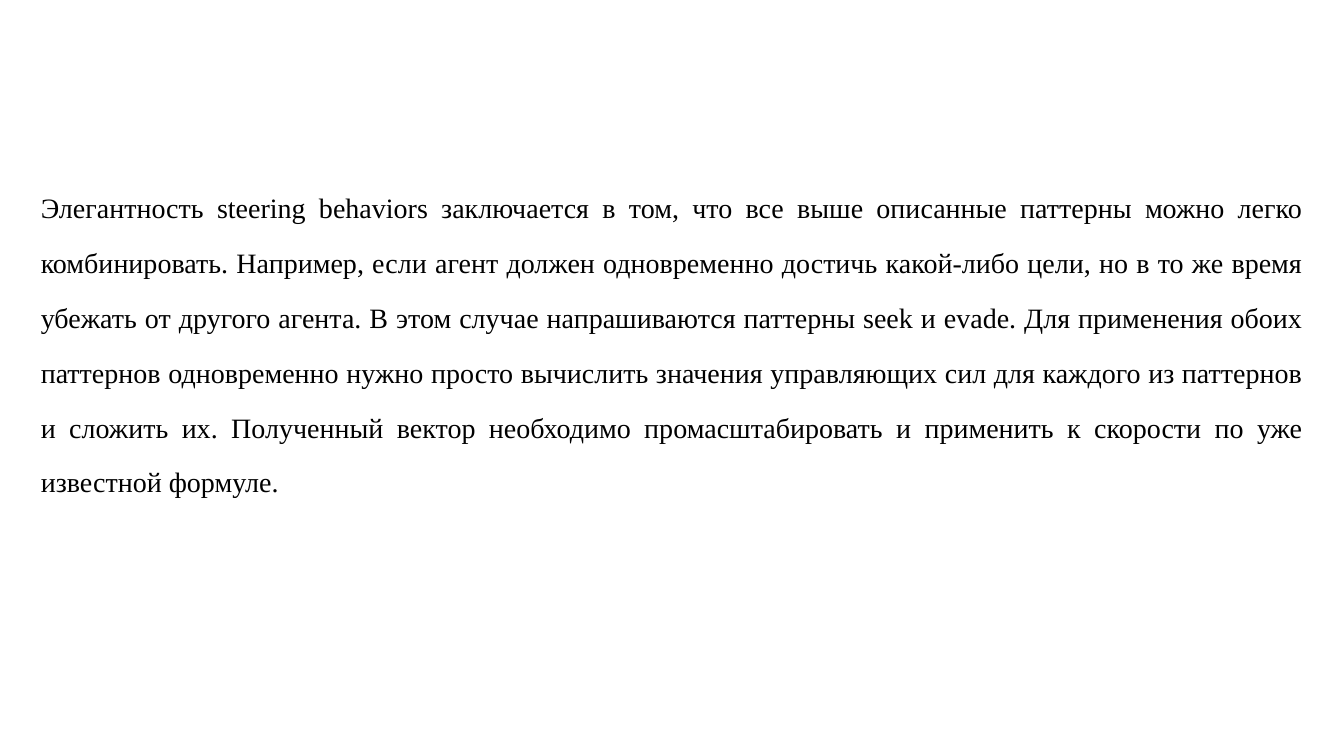
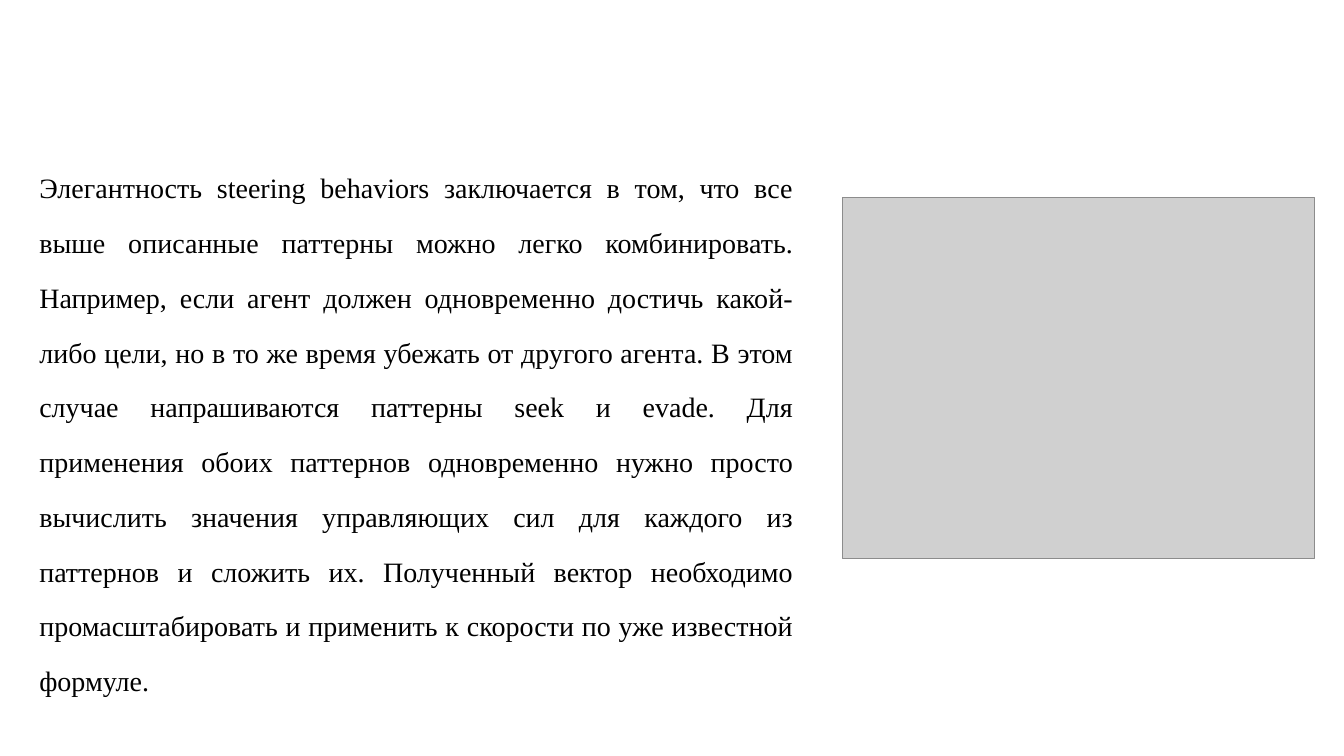
Before and after one commit to DmitryKotusev/CourseWork, a slide deck: slide 23 of ТестПрезька.pptx. Drawn at 1344x756 pixels with LibreOffice and Linux fonts; fonts in the diff are those of the drawing; grey boxes stand for pictures; background and template pictures are left out. Boxes give left, top, right and bottom in pixels: in the first picture for what was removed or moved away, otherwise in the second. Text is boxed around its words. In the diff, an @@ line names an element or a change of style, - is before the commit and + after.

```diff
--- a/ТестПрезька.pptx
+++ b/ТестПрезька.pptx
@@ text "Элегантность steering behaviors заключается в ..." rewrapped from (x1=41, y1=198, x2=1302, y2=498) to (x1=39, y1=178, x2=793, y2=697) @@
@@ picture added at (x1=843, y1=198, x2=1316, y2=559) @@
```
Also in this commit, not shown: 6 other slides changed.
